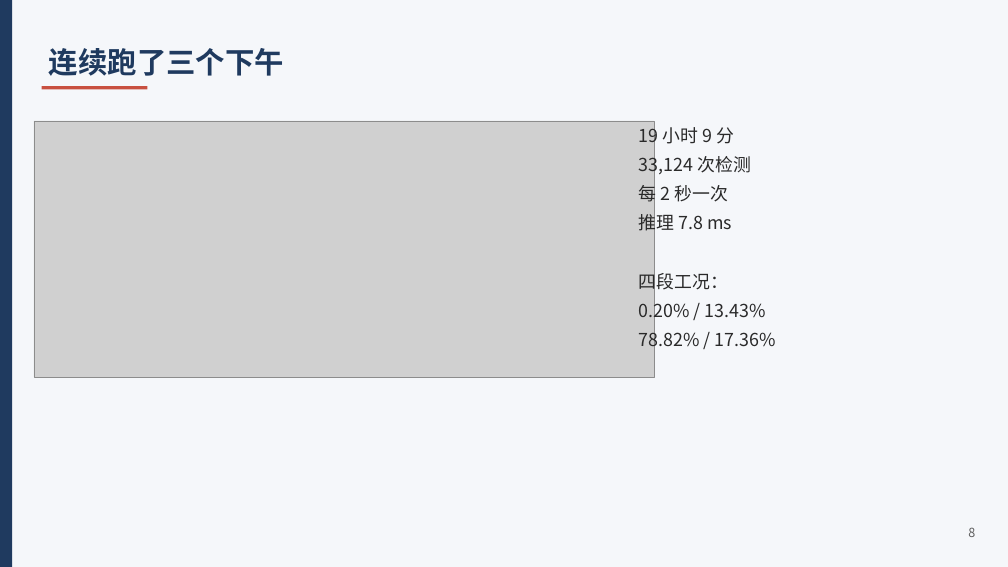
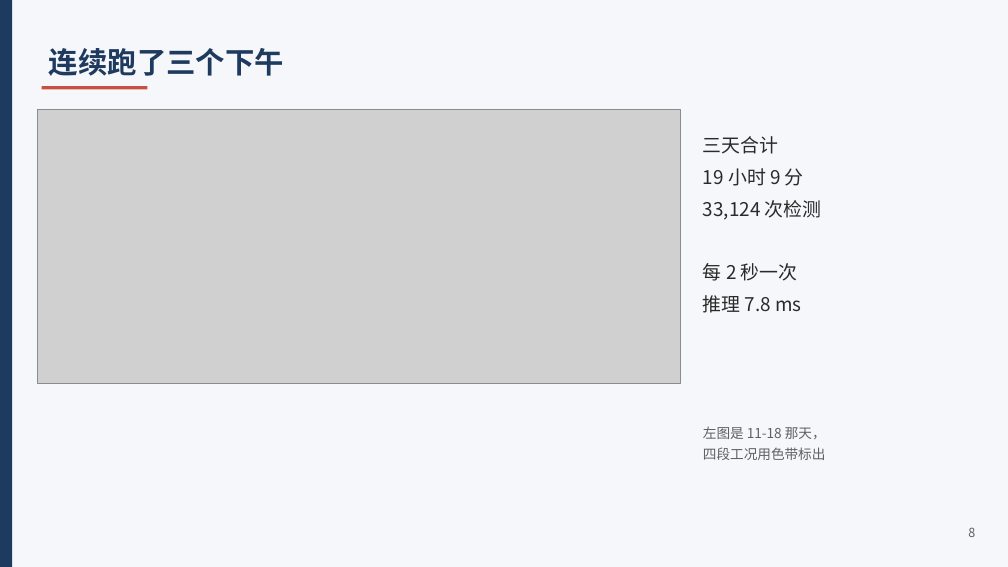
Before and after one commit to ShuM-928/ICEC-2026-0245-ZouHaohang, a slide deck: slide 8 of 02-20Days-Challenge/report/项目二_汇报.pptx. Drawn at 1008x567 pixels with LibreOffice and Linux fonts; fonts in the diff are those of the drawing; grey boxes stand for pictures. Boxes give left, top, right and bottom in pixels: in the first picture for what was removed or moved away, otherwise in the second. Text is boxed around its words. In the diff, an @@ line names an element or a change of style, - is before the commit and + after.

Commit message:
PPT 第 8 页改为单日四段工况图，图与数字对应

```diff
--- a/02-20Days-Challenge/report/项目二_汇报.pptx
+++ b/02-20Days-Challenge/report/项目二_汇报.pptx
@@ picture: place and size @@
-picture at <box>34,121,654,377</box>
+picture at <box>38,110,681,384</box>
@@ text "三天合计": place and size @@
-text "三天合计" at <box>639,124,776,352</box>
+text "三天合计" at <box>703,136,822,313</box>
@@ text at <box>703,136,779,154</box>: paragraph added @@
+三天合计
@@ text at <box>703,168,822,313</box>: size 17 to 18 pt in "19 小时 9 分", "33,124 次检测", "每 2 秒一次", "推理 7.8 ms"; line spacing 1.35 to 1.4 @@
@@ text at <box>639,270,776,352</box>: paragraphs removed @@
-四段工况：
-0.20% / 13.43%
-78.82% / 17.36%
@@ text added at <box>703,426,826,460</box>, 13 pt, text #606060 @@
+左图是 11-18 那天，
+四段工况用色带标出
```
Also in this commit, not shown: 2 other files.
